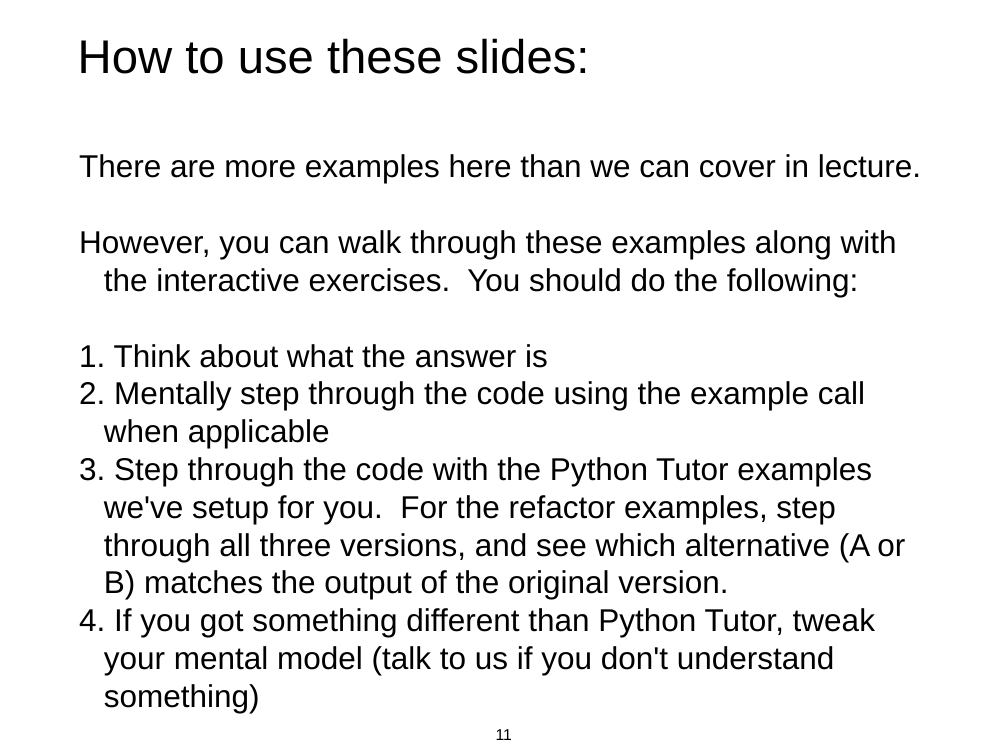
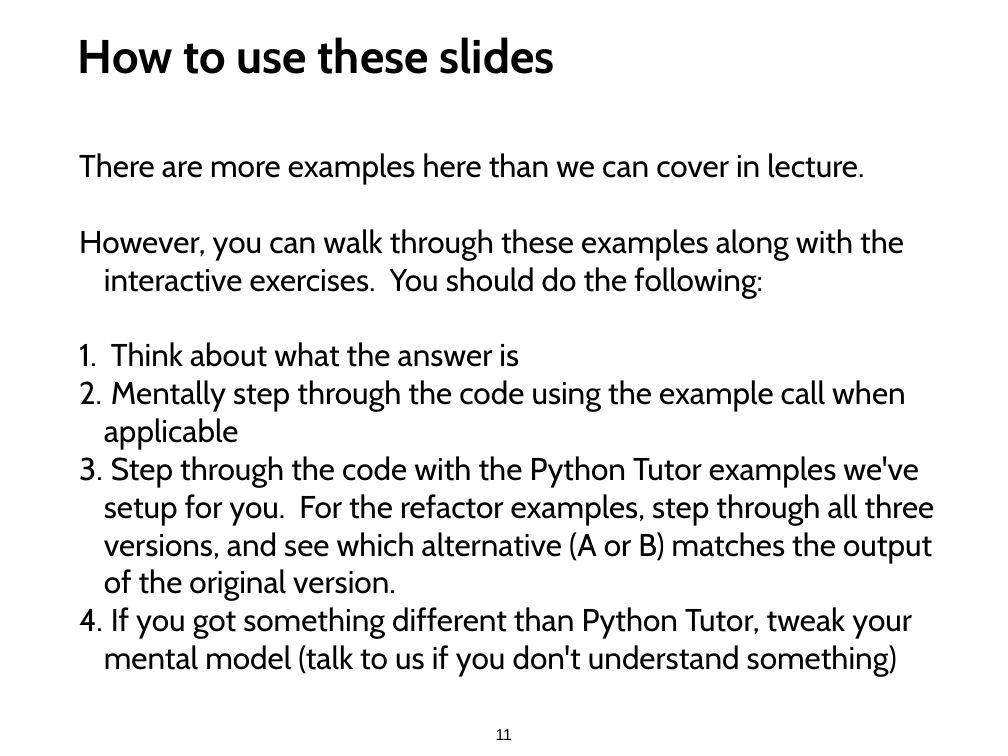
Before and after one commit to tylerharter/caraza-harter-com, a slide deck: slide 11 of tyler/meena/cs220/s22/materials/lecture_ppts/lec_09_S22.ppt. Drawn at 1008x756 pixels with LibreOffice and Linux fonts; fonts in the diff are those of the drawing. Boxes give left, top, right and bottom in pixels: in the first picture for what was removed or moved away, otherwise in the second. Text is boxed around its words. In the diff, an @@ line names an element or a change of style, - is before the commit and + after.

```diff
--- a/tyler/meena/cs220/s22/materials/lecture_ppts/lec_09_S22.ppt
+++ b/tyler/meena/cs220/s22/materials/lecture_ppts/lec_09_S22.ppt
@@ title at (78,37,554,74): text changed; font Arial to Cabin; bold on @@
-How to use these slides:
+How to use these slides
@@ text "There are more examples here ..." at (79,153,935,676): font Arial to Cabin @@
```
Also in this commit, not shown: 5 other slides changed, 23 other files.
